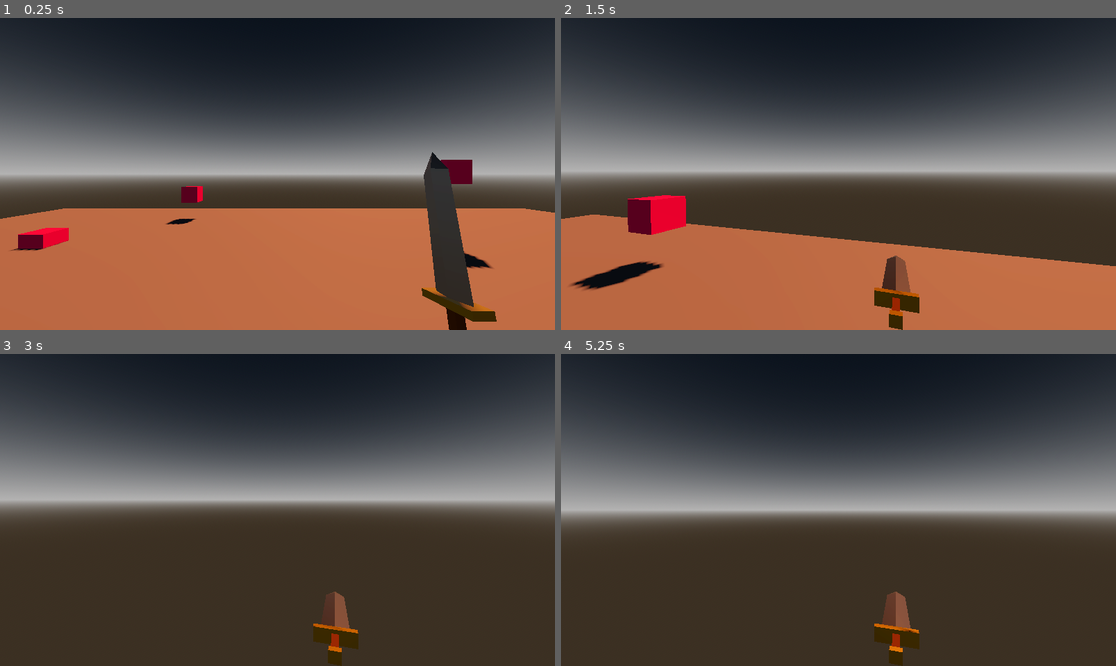
Above: before the commit, frames 1-4 (two rows, left to right).
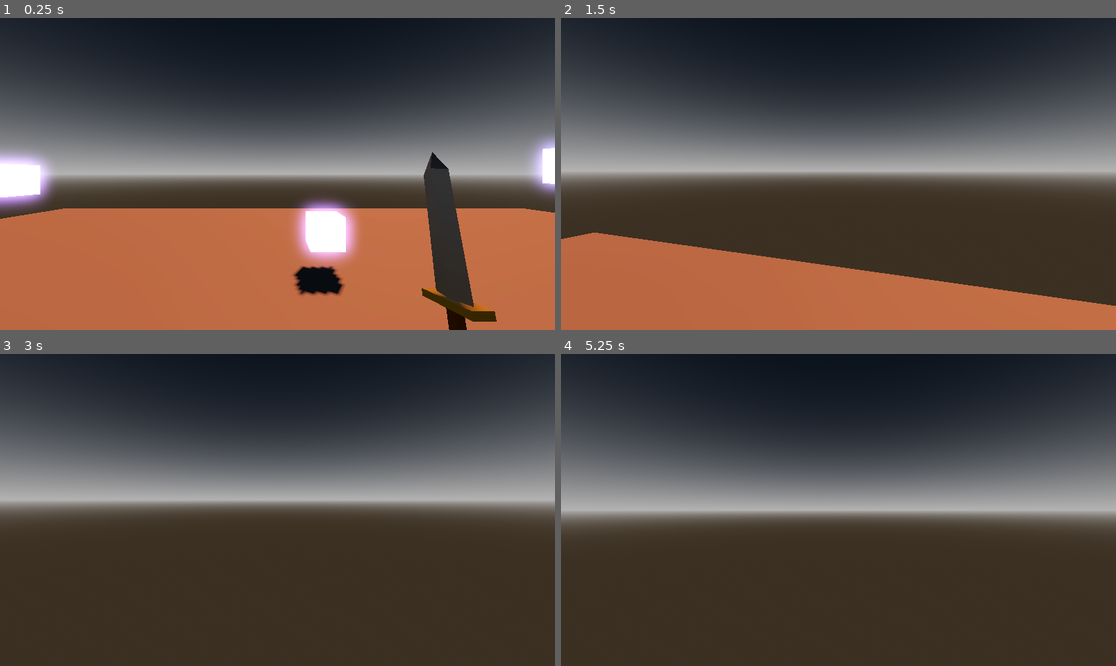
Above: after the commit, the same moments.

Repository: slo0ey/Godot-Examples
Game: Godot game, scene res://world.tscn
Same seed, same stepped clock (60 frames per second), same inputs: the game is played once before the commit and once after it.
Inputs (mouse positions are in pixels of both pictures, inside the frame that each line leads up to):
- Up to frame 1 (0.25 s): no input
- Up to frame 2 (1.5 s): tap Enter (ui_accept) at 0.5, 0.77 s; move the mouse to (866, 174) at 0.52 s; hold W (forward) from 0.53 s (still down); click (866, 174) at 0.6 s; move the mouse to (810, 174) at 1.27 s; click (810, 174) at 1.35 s
- Up to frame 3 (3 s): keep holding W (forward); tap Enter (ui_accept) at 1.52 s; move the mouse to (288, 503) at 2.02 s; click (288, 503) at 2.1 s; move the mouse to (271, 516) at 2.77 s; click (271, 516) at 2.85 s
- Up to frame 4 (5.25 s): keep holding W (forward); tap Enter (ui_accept) at 3.02, 3.77, 4.52 s; move the mouse to (877, 513) at 3.52 s; click (877, 513) at 3.6 s; move the mouse to (794, 506) at 4.27 s; click (794, 506) at 4.35 s; move the mouse to (844, 510) at 5.02 s; click (844, 510) at 5.1 s

The runs differ from the first frame. In frame 1, 6.6% of the frame differs, in the area x 0-100%, y 37-89%; in frame 2, 11%, in the area x 0-100%, y 56-100%; in frame 3, 0.9%; in frame 4, 1.1%.

Commit message:
"Melee-Attack" 업데이트

Diff:
--- /dev/null
+++ b/3D/Melee-Attack/box.tscn
@@ -0,0 +1,25 @@
+[gd_scene load_steps=5 format=3 uid="uid://ddkeqdtgch4v6"]
+
+[sub_resource type="PhysicsMaterial" id="PhysicsMaterial_eu662"]
+
+[sub_resource type="StandardMaterial3D" id="StandardMaterial3D_mn6ka"]
+albedo_color = Color(0.560784, 0.431373, 1, 1)
+emission_enabled = true
+emission = Color(0.560784, 0.431373, 1, 1)
+emission_energy_multiplier = 2.38
+
+[sub_resource type="BoxMesh" id="BoxMesh_78rk1"]
+material = SubResource("StandardMaterial3D_mn6ka")
+size = Vector3(0.5, 0.5, 0.5)
+
+[sub_resource type="BoxShape3D" id="BoxShape3D_fflv4"]
+size = Vector3(0.5, 0.5, 0.5)
+
+[node name="Box" type="StaticBody3D"]
+physics_material_override = SubResource("PhysicsMaterial_eu662")
+
+[node name="MeshInstance3D" type="MeshInstance3D" parent="."]
+mesh = SubResource("BoxMesh_78rk1")
+
+[node name="CollisionShape3D" type="CollisionShape3D" parent="."]
+shape = SubResource("BoxShape3D_fflv4")
--- a/3D/Melee-Attack/player.gd
+++ b/3D/Melee-Attack/player.gd
@@ -54,6 +54,8 @@
 func _on_animation_player_animation_finished(anim_name):
 	if anim_name == "attack":
 		anim.play("idle")
+
 		for body in hitbox.get_overlapping_bodies():
 			body = body as Node3D
-			print("Hit! " + body.name)
+			if body.get_parent().name == "Target":
+				body.queue_free()
--- a/3D/Melee-Attack/player.tscn
+++ b/3D/Melee-Attack/player.tscn
@@ -6,7 +6,7 @@
 [sub_resource type="CapsuleShape3D" id="CapsuleShape3D_oagu0"]
 
 [sub_resource type="BoxShape3D" id="BoxShape3D_t5h3b"]
-size = Vector3(2, 0.5, 1)
+size = Vector3(2, 0.5, 2)
 
 [sub_resource type="Animation" id="Animation_5nr7x"]
 length = 0.001
@@ -70,7 +70,7 @@
 tracks/0/loop_wrap = true
 tracks/0/keys = {
 "times": PackedFloat32Array(0, 0.5),
-"transitions": PackedFloat32Array(0.5, 0.5),
+"transitions": PackedFloat32Array(-3, -3),
 "update": 0,
 "values": [Vector3(0, -0.785398, 0), Vector3(0, 2.35619, 0)]
 }
@@ -82,7 +82,7 @@
 tracks/1/loop_wrap = true
 tracks/1/keys = {
 "times": PackedFloat32Array(0),
-"transitions": PackedFloat32Array(0.5),
+"transitions": PackedFloat32Array(-3),
 "update": 0,
 "values": [Vector3(0.7, -0.693, -0.7)]
 }
@@ -94,7 +94,7 @@
 tracks/2/loop_wrap = true
 tracks/2/keys = {
 "times": PackedFloat32Array(0),
-"transitions": PackedFloat32Array(0.5),
+"transitions": PackedFloat32Array(-3),
 "update": 0,
 "values": [Vector3(1.5708, 2.35619, 0)]
 }
@@ -172,12 +172,12 @@
 [node name="sword_pivot" type="Node3D" parent="Camera3D"]
 
 [node name="sword" parent="Camera3D/sword_pivot" instance=ExtResource("2_snm28")]
-transform = Transform3D(-0.0674669, 0.0158864, 1.198, -0.240377, 1.17532, -0.0291229, -1.17374, -0.241614, -0.0628971, 0.713304, -0.692916, -0.790155)
+transform = Transform3D(-0.067467, 0.0158864, 1.198, -0.240377, 1.17532, -0.0291229, -1.17374, -0.241614, -0.0628972, 0.713304, -0.692916, -0.790155)
 
 [node name="Area3D" type="Area3D" parent="Camera3D"]
 
 [node name="CollisionShape3D" type="CollisionShape3D" parent="Camera3D/Area3D"]
-transform = Transform3D(1, 0, 0, 0, 1, 0, 0, 0, 1, 0, -0.686824, -1.43594)
+transform = Transform3D(1, 0, 0, 0, 1, 0, 0, 0, 1, 0, -0.687, -1)
 shape = SubResource("BoxShape3D_t5h3b")
 
 [node name="AnimationPlayer" type="AnimationPlayer" parent="."]
--- a/3D/Melee-Attack/world.tscn
+++ b/3D/Melee-Attack/world.tscn
@@ -1,6 +1,7 @@
-[gd_scene load_steps=13 format=3 uid="uid://crxx112nk5w33"]
+[gd_scene load_steps=8 format=3 uid="uid://crxx112nk5w33"]
 
 [ext_resource type="PackedScene" uid="uid://c4rvx4iff1gxu" path="res://player.tscn" id="1_q42hf"]
+[ext_resource type="PackedScene" uid="uid://ddkeqdtgch4v6" path="res://box.tscn" id="2_kq1e0"]
 
 [sub_resource type="ProceduralSkyMaterial" id="ProceduralSkyMaterial_eqlxb"]
 sky_top_color = Color(0.0588235, 0.0784314, 0.105882, 1)
@@ -21,25 +22,6 @@
 
 [sub_resource type="ConcavePolygonShape3D" id="ConcavePolygonShape3D_7hs3k"]
 data = PackedVector3Array(10, 0, 10, -10, 0, 10, 10, 0, -10, -10, 0, 10, -10, 0, -10, 10, 0, -10)
-
-[sub_resource type="StandardMaterial3D" id="StandardMaterial3D_5r6vr"]
-albedo_color = Color(0.968627, 0, 0.478431, 1)
-
-[sub_resource type="BoxMesh" id="BoxMesh_gs730"]
-material = SubResource("StandardMaterial3D_5r6vr")
-size = Vector3(0.5, 0.5, 0.5)
-
-[sub_resource type="ConcavePolygonShape3D" id="ConcavePolygonShape3D_q24hi"]
-data = PackedVector3Array(-0.25, 0.25, 0.25, 0.25, 0.25, 0.25, -0.25, -0.25, 0.25, 0.25, 0.25, 0.25, 0.25, -0.25, 0.25, -0.25, -0.25, 0.25, 0.25, 0.25, -0.25, -0.25, 0.25, -0.25, 0.25, -0.25, -0.25, -0.25, 0.25, -0.25, -0.25, -0.25, -0.25, 0.25, -0.25, -0.25, 0.25, 0.25, 0.25, 0.25, 0.25, -0.25, 0.25, -0.25, 0.25, 0.25, 0.25, -0.25, 0.25, -0.25, -0.25, 0.25, -0.25, 0.25, -0.25, 0.25, -0.25, -0.25, 0.25, 0.25, -0.25, -0.25, -0.25, -0.25, 0.25, 0.25, -0.25, -0.25, 0.25, -0.25, -0.25, -0.25, 0.25, 0.25, 0.25, -0.25, 0.25, 0.25, 0.25, 0.25, -0.25, -0.25, 0.25, 0.25, -0.25, 0.25, -0.25, 0.25, 0.25, -0.25, -0.25, -0.25, 0.25, 0.25, -0.25, 0.25, -0.25, -0.25, -0.25, 0.25, -0.25, 0.25, 0.25, -0.25, -0.25, -0.25, -0.25, -0.25)
-
-[sub_resource type="ConcavePolygonShape3D" id="ConcavePolygonShape3D_cqalp"]
-data = PackedVector3Array(-0.25, 0.25, 0.25, 0.25, 0.25, 0.25, -0.25, -0.25, 0.25, 0.25, 0.25, 0.25, 0.25, -0.25, 0.25, -0.25, -0.25, 0.25, 0.25, 0.25, -0.25, -0.25, 0.25, -0.25, 0.25, -0.25, -0.25, -0.25, 0.25, -0.25, -0.25, -0.25, -0.25, 0.25, -0.25, -0.25, 0.25, 0.25, 0.25, 0.25, 0.25, -0.25, 0.25, -0.25, 0.25, 0.25, 0.25, -0.25, 0.25, -0.25, -0.25, 0.25, -0.25, 0.25, -0.25, 0.25, -0.25, -0.25, 0.25, 0.25, -0.25, -0.25, -0.25, -0.25, 0.25, 0.25, -0.25, -0.25, 0.25, -0.25, -0.25, -0.25, 0.25, 0.25, 0.25, -0.25, 0.25, 0.25, 0.25, 0.25, -0.25, -0.25, 0.25, 0.25, -0.25, 0.25, -0.25, 0.25, 0.25, -0.25, -0.25, -0.25, 0.25, 0.25, -0.25, 0.25, -0.25, -0.25, -0.25, 0.25, -0.25, 0.25, 0.25, -0.25, -0.25, -0.25, -0.25, -0.25)
-
-[sub_resource type="ConcavePolygonShape3D" id="ConcavePolygonShape3D_ka320"]
-data = PackedVector3Array(-0.25, 0.25, 0.25, 0.25, 0.25, 0.25, -0.25, -0.25, 0.25, 0.25, 0.25, 0.25, 0.25, -0.25, 0.25, -0.25, -0.25, 0.25, 0.25, 0.25, -0.25, -0.25, 0.25, -0.25, 0.25, -0.25, -0.25, -0.25, 0.25, -0.25, -0.25, -0.25, -0.25, 0.25, -0.25, -0.25, 0.25, 0.25, 0.25, 0.25, 0.25, -0.25, 0.25, -0.25, 0.25, 0.25, 0.25, -0.25, 0.25, -0.25, -0.25, 0.25, -0.25, 0.25, -0.25, 0.25, -0.25, -0.25, 0.25, 0.25, -0.25, -0.25, -0.25, -0.25, 0.25, 0.25, -0.25, -0.25, 0.25, -0.25, -0.25, -0.25, 0.25, 0.25, 0.25, -0.25, 0.25, 0.25, 0.25, 0.25, -0.25, -0.25, 0.25, 0.25, -0.25, 0.25, -0.25, 0.25, 0.25, -0.25, -0.25, -0.25, 0.25, 0.25, -0.25, 0.25, -0.25, -0.25, -0.25, 0.25, -0.25, 0.25, 0.25, -0.25, -0.25, -0.25, -0.25, -0.25)
-
-[sub_resource type="ConcavePolygonShape3D" id="ConcavePolygonShape3D_dbx5j"]
-data = PackedVector3Array(-0.25, 0.25, 0.25, 0.25, 0.25, 0.25, -0.25, -0.25, 0.25, 0.25, 0.25, 0.25, 0.25, -0.25, 0.25, -0.25, -0.25, 0.25, 0.25, 0.25, -0.25, -0.25, 0.25, -0.25, 0.25, -0.25, -0.25, -0.25, 0.25, -0.25, -0.25, -0.25, -0.25, 0.25, -0.25, -0.25, 0.25, 0.25, 0.25, 0.25, 0.25, -0.25, 0.25, -0.25, 0.25, 0.25, 0.25, -0.25, 0.25, -0.25, -0.25, 0.25, -0.25, 0.25, -0.25, 0.25, -0.25, -0.25, 0.25, 0.25, -0.25, -0.25, -0.25, -0.25, 0.25, 0.25, -0.25, -0.25, 0.25, -0.25, -0.25, -0.25, 0.25, 0.25, 0.25, -0.25, 0.25, 0.25, 0.25, 0.25, -0.25, -0.25, 0.25, 0.25, -0.25, 0.25, -0.25, 0.25, 0.25, -0.25, -0.25, -0.25, 0.25, 0.25, -0.25, 0.25, -0.25, -0.25, -0.25, 0.25, -0.25, 0.25, 0.25, -0.25, -0.25, -0.25, -0.25, -0.25)
 
 [node name="World" type="Node3D"]
 
@@ -62,38 +44,19 @@
 [node name="Player" parent="." instance=ExtResource("1_q42hf")]
 transform = Transform3D(1, 0, 0, 0, 1, 0, 0, 0, 1, -0.723745, 1.19209e-07, -1.18192)
 
-[node name="Ball1" type="MeshInstance3D" parent="."]
-transform = Transform3D(1, 0, 0, 0, 1, 0, 0, 0, 1, -3.56865, 0.827572, -7.97758)
-mesh = SubResource("BoxMesh_gs730")
+[node name="Target" type="Node3D" parent="."]
 
-[node name="StaticBody3D" type="StaticBody3D" parent="Ball1"]
+[node name="Box" parent="Target" instance=ExtResource("2_kq1e0")]
+transform = Transform3D(1, 0, 0, 0, 1, 0, 0, 0, 1, 0, 0.632223, -4.33326)
 
-[node name="1" type="CollisionShape3D" parent="Ball1/StaticBody3D"]
-shape = SubResource("ConcavePolygonShape3D_q24hi")
+[node name="Box2" parent="Target" instance=ExtResource("2_kq1e0")]
+transform = Transform3D(1, 0, 0, 0, 1, 0, 0, 0, 1, -5.09921, 1.39909, -4.46438)
 
-[node name="Ball2" type="MeshInstance3D" parent="."]
-transform = Transform3D(1, 0, 0, 0, 1, 0, 0, 0, 1, 2.94625, 1.54067, -5.5173)
-mesh = SubResource("BoxMesh_gs730")
+[node name="Box3" parent="Target" instance=ExtResource("2_kq1e0")]
+transform = Transform3D(1, 0, 0, 0, 1, 0, 0, 0, 1, 2.369, 1.20867, -1.22426)
 
-[node name="StaticBody3D" type="StaticBody3D" parent="Ball2"]
+[node name="Box4" parent="Target" instance=ExtResource("2_kq1e0")]
+transform = Transform3D(1, 0, 0, 0, 1, 0, 0, 0, 1, -5.09501, -0.0288792, 0)
 
-[node name="2" type="CollisionShape3D" parent="Ball2/StaticBody3D"]
-shape = SubResource("ConcavePolygonShape3D_cqalp")
-
-[node name="Ball3" type="MeshInstance3D" parent="."]
-transform = Transform3D(1, 0, 0, 0, 1, 0, 0, 0, 1, -5.68925, 0.0349386, -5.5173)
-mesh = SubResource("BoxMesh_gs730")
-
-[node name="StaticBody3D" type="StaticBody3D" parent="Ball3"]
-
-[node name="3" type="CollisionShape3D" parent="Ball3/StaticBody3D"]
-shape = SubResource("ConcavePolygonShape3D_ka320")
-
-[node name="Ball4" type="MeshInstance3D" parent="."]
-transform = Transform3D(1, 0, 0, 0, 1, 0, 0, 0, 1, 8.58674, 2.59412, -2.1683)
-mesh = SubResource("BoxMesh_gs730")
-
-[node name="StaticBody3D" type="StaticBody3D" parent="Ball4"]
-
-[node name="4" type="CollisionShape3D" parent="Ball4/StaticBody3D"]
-shape = SubResource("ConcavePolygonShape3D_dbx5j")
+[node name="Box5" parent="Target" instance=ExtResource("2_kq1e0")]
+transform = Transform3D(1, 0, 0, 0, 1, 0, 0, 0, 1, 3.37795, 1.61261, -3.88839)
